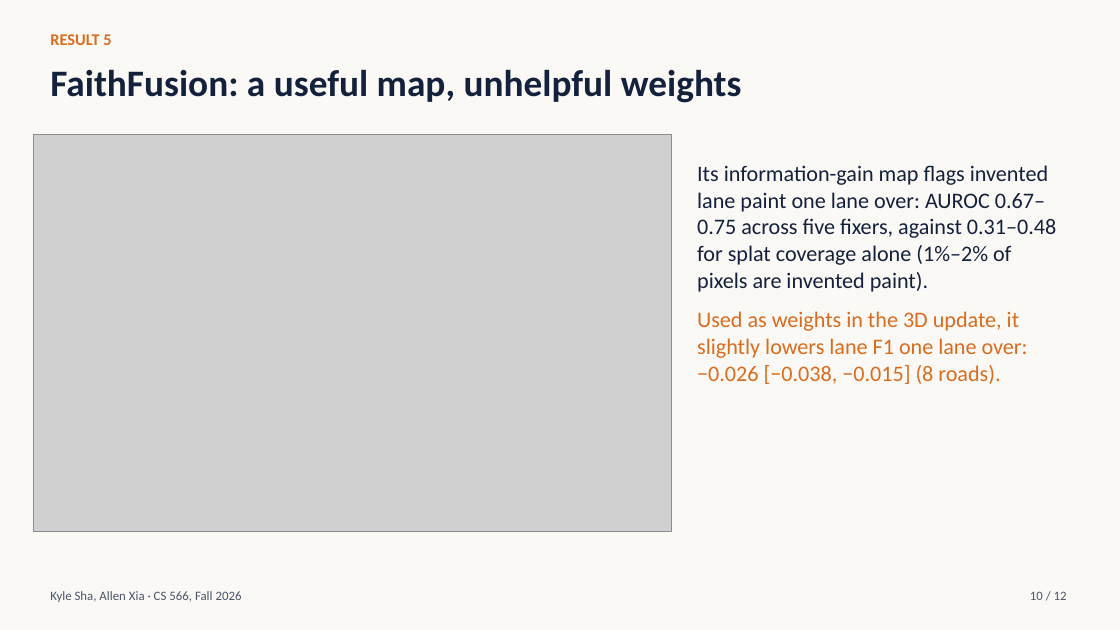
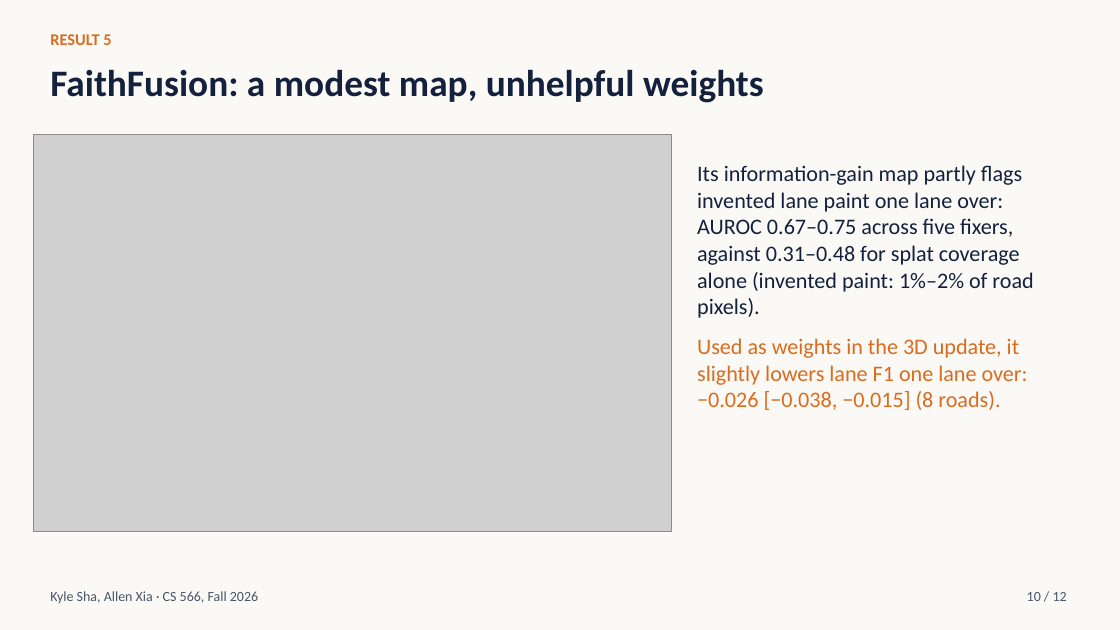
Before and after one commit to ksha23/cs566-drive-sim, a slide deck: slide 10 of docs/cs566_drive_sim_talk.pptx. Drawn at 1120x630 pixels with LibreOffice and Linux fonts; fonts in the diff are those of the drawing; grey boxes stand for pictures. Boxes give left, top, right and bottom in pixels: in the first picture for what was removed or moved away, otherwise in the second. Text is boxed around its words. In the diff, an @@ line names an element or a change of style, - is before the commit and + after.

```diff
--- a/docs/cs566_drive_sim_talk.pptx
+++ b/docs/cs566_drive_sim_talk.pptx
@@ text at (50,69,764,103): text changed @@
-FaithFusion: a useful map, unhelpful weights
+FaithFusion: a modest map, unhelpful weights
@@ text at (697,165,1033,318): text changed @@
-Its information-gain map flags invented lane paint one lane over: AUROC 0.67–0.75 across five fixers, against 0.31–0.48 for splat coverage alone (1%–2% of pixels are invented paint).
+Its information-gain map partly flags invented lane paint one lane over: AUROC 0.67–0.75 across five fixers, against 0.31–0.48 for splat coverage alone (invented paint: 1%–2% of road pixels).
@@ text "Kyle Sha, Allen Xia · ..." at (50,591,258,603): size 11 to 12 pt @@
@@ text "10 / 12" at (1027,592,1067,601): size 11 to 12 pt @@
```
Also in this commit, not shown: 11 other slides changed, 2 other files.
